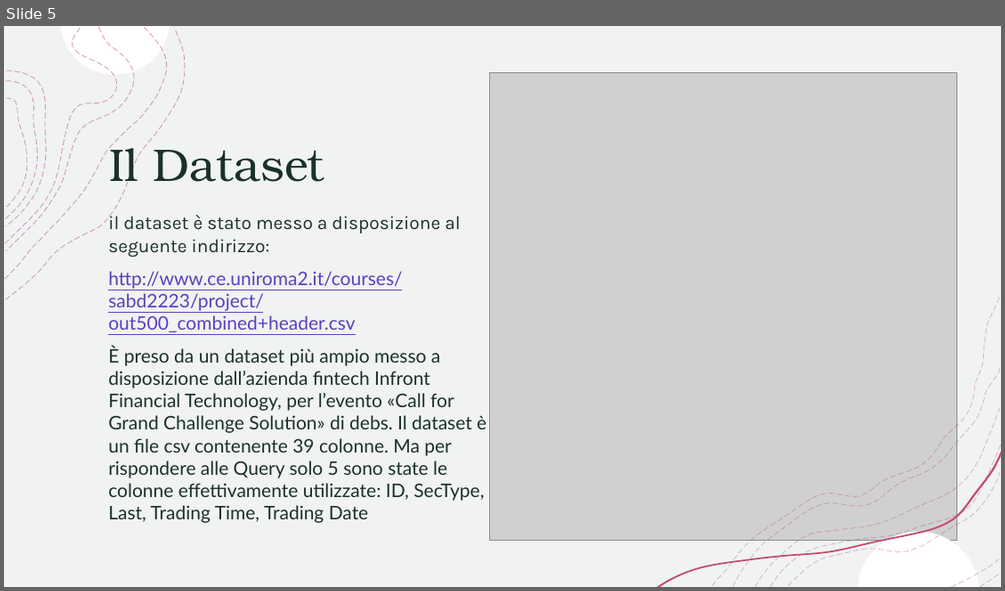
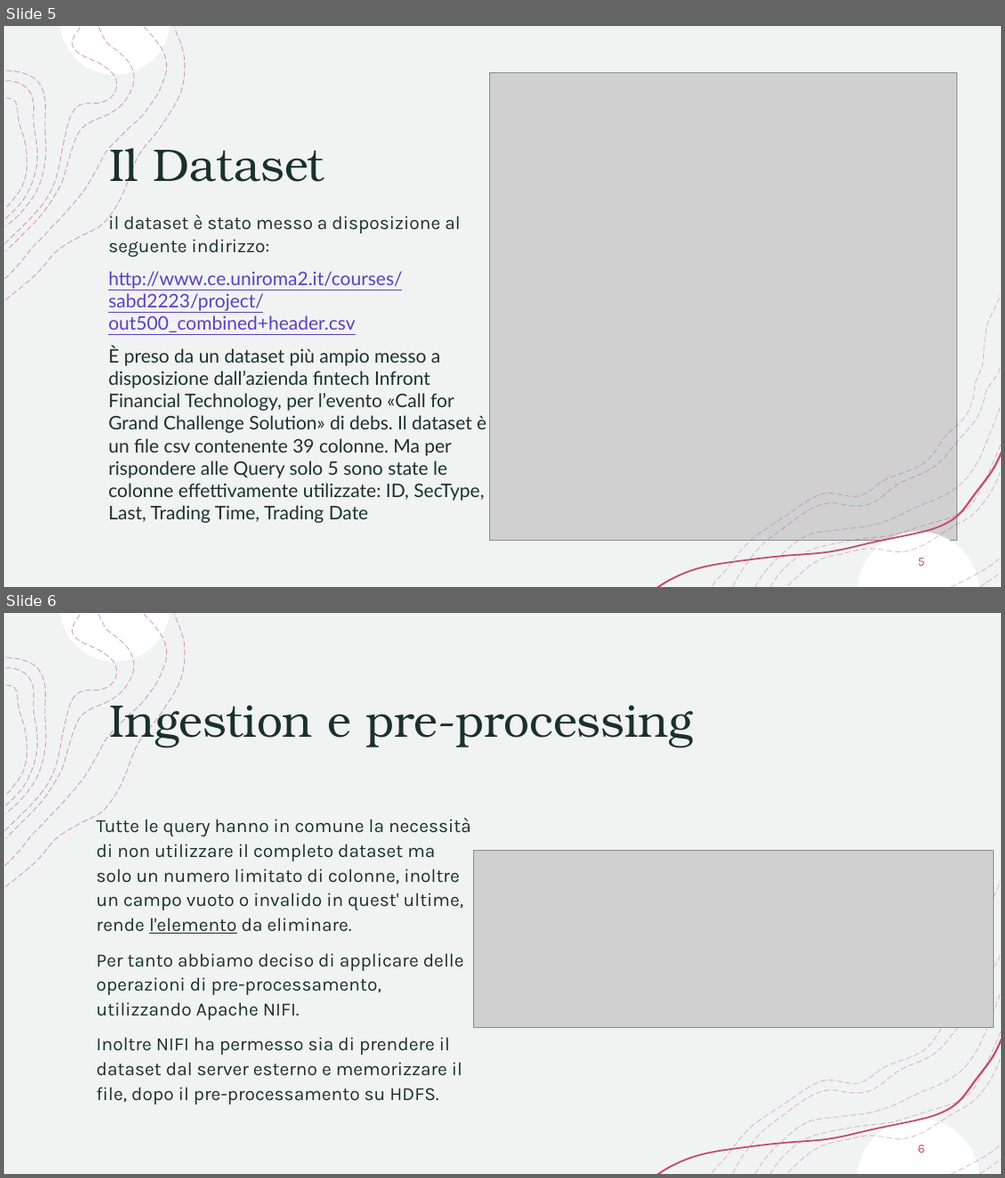
Before and after one commit to kobero98/SABD_Progetto1, a slide deck: PresentazioneSABD1.pptx. Shown one above the other, each under a label of ours: slide 5 before the commit, slides 5 and 6 after it. The pictures are 1005x591 and 1005x1178 pixels, drawn with LibreOffice and Linux fonts; fonts in the diff are those of the drawing; grey boxes stand for pictures. Boxes give left, top, right and bottom in pixels: in the first picture for what was removed or moved away, otherwise in the second. Text is boxed around its words. In the diff, an @@ line names an element or a change of style, - is before the commit and + after.

```diff
--- a/PresentazioneSABD1.pptx
+++ b/PresentazioneSABD1.pptx
@@ slide 6 added at <box>4,613,1001,1174</box>, background #FFFFFF; not listed: 10 template elements that a slide beside it also shows @@
@@ rectangle added at <box>4,613,1001,1174</box>, fill #F0F3F2, outline #F2F2F2 1 pt @@
@@ rectangle added at <box>4,613,1001,1174</box>, fill #F0F3F2 @@
@@ group added at <box>5,613,185,887</box>: 8 freeform shapes @@
@@ title added at <box>109,694,693,748</box>, 44 pt, text #1B302C @@
+Ingestion e pre-processing
@@ text added at <box>97,818,471,1104</box>, 18 pt, text #1B302C @@
+Tutte le query hanno in comune la necessità di non utilizzare il completo dataset ma solo un numero limitato di colonne, inoltre un campo vuoto o invalido in quest' ultime, rende l'elemento da eliminare.
+Per tanto abbiamo deciso di applicare delle operazioni di pre-processamento, utilizzando Apache NIFI.
+Inoltre NIFI ha permesso sia di prendere il dataset dal server esterno e memorizzare il file, dopo il pre-processamento su HDFS.
@@ picture added at <box>473,850,993,1027</box> @@
@@ group added at <box>657,881,1001,1174</box>: 9 freeform shapes @@
@@ page number added at <box>918,1144,925,1152</box>, 12 pt, text #C34D6C @@
+6
@@ slide 5 changed as well @@
@@ page number added at <box>918,557,925,565</box>, 12 pt, text #C34D6C @@
+5
```
Also in this commit, not shown: 8 other slides changed, 6 other slides added, 2 slides removed.
